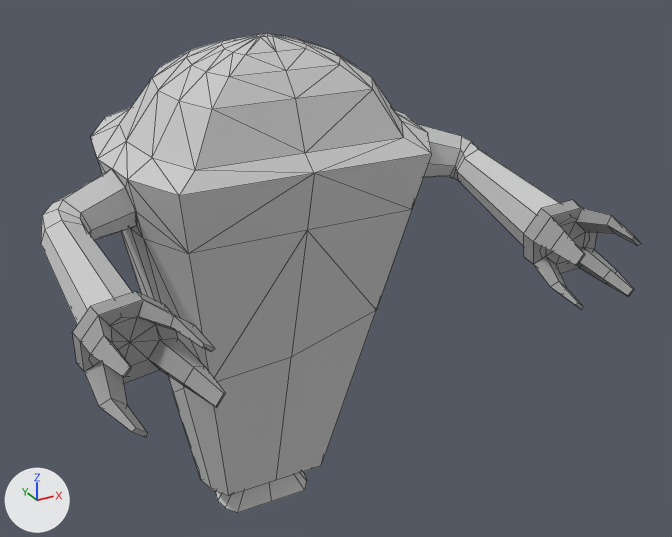
What one commit did to the FBX model RoboSuction/Assets/Graphics/3D_Models/Robot_Broken.FBX.
Both versions are drawn from a 50 mm camera at (-0.281, -0.654, 0.318) aimed at (0.034, -0.081, 0.032). Lighting does not change. The marker at lower left points along +X, +Y and +Z. Mesh edges are drawn as thin lines.

The scene before the commit, as lines of its bpy script (objects in view):
```python
me_mesh = bpy.data.meshes.new('Mesh')
me_mesh.from_pydata(...)  # 120 vertices, 226 faces; spans x -4.98..4.98, y -4.07..4.07, z 5.15..16.43
me_mesh.materials.append(mat_robot_1_body)  # its picture is missing
me_mesh_003 = bpy.data.meshes.new('Mesh.003')
me_mesh_003.from_pydata(...)  # 48 vertices, 40 faces; spans x 4.41..7.2, y -8.3..-0.15, z 10.69..13.48
me_mesh_003.materials.append(mat_robot_1_body)  # its picture is missing
me_mesh_004 = bpy.data.meshes.new('Mesh.004')
me_mesh_004.from_pydata(...)  # 57 vertices, 56 faces; spans x -0.58..0.47, y -1.53..0.21, z -0.66..0.6
me_mesh_004.materials.append(mat_robot_hands)  # picture img_robot_hand_dm_jpg
ob_arm_left = bpy.data.objects.new('Arm_Left', me_mesh_003)
ob_arm_left.parent = ob_upper_body
ob_arm_left.location = (0.0, 0.0, 0.0)
ob_hand_left = bpy.data.objects.new('Hand_Left', me_mesh_004)
ob_hand_left.parent = ob_arm_left
ob_hand_left.location = (6.359, -7.938, 11.64)
ob_hand_left.rotation_euler = (-0.0318, 0.295, -0.00679)  # degrees (-1.8, 17, -0.4)
ob_hand_left.scale = (2.69, 1.9, 1.98)
ob_upper_body = bpy.data.objects.new('Upper_Body', me_mesh)
ob_upper_body.location = (0.0, 0.0, -0.2127)
ob_upper_body.rotation_euler = (0.0873, 0.0, 0.0)  # degrees (5, 0, 0)
ob_upper_body.scale = (0.0254, 0.0201, 0.0254)
# also in view: 'Hand_Right' at (-0.155, -0.21, 0.065); 'Arm_Right' at (-0.147, -0.112, 0.085); 'Lower_Body' at (0.01, -0.018, -0.102)
```
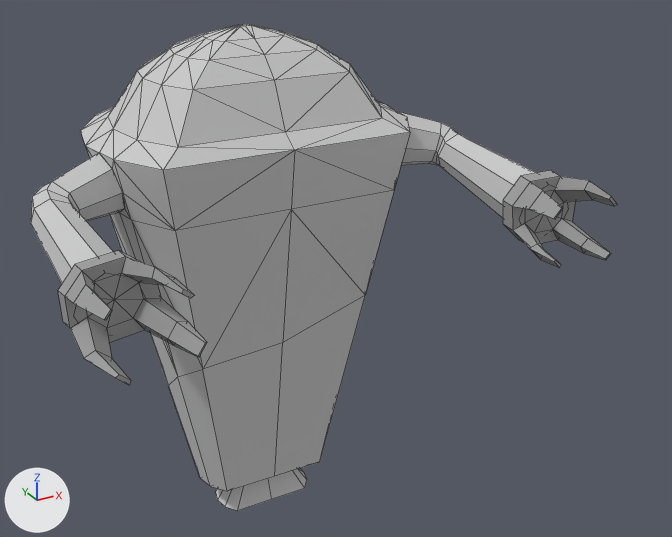
The change, as a list of edits to the scene's bpy script:
```text
Change ob_hand_left:
    ob_hand_left.rotation_euler: (-0.0318, 0.295, -0.00679) -> (-0.0318, 0.382, -0.00679)  # degrees (-1.8, 17, -0.4) -> degrees (-1.8, 22, -0.4)
Change ob_upper_body:
    ob_upper_body.rotation_euler: (0.0873, 0.0, 0.0) -> (0.0, 0.0, 0.0)  # degrees (5, 0, 0) -> degrees (0, 0, 0)
    ob_upper_body.location: (0.0, 0.0, -0.2127) -> (0.0, 0.0, -0.2124)
```

Boxes [x1, y1, x2, y2] around the edits, measured in the pictures (672 x 537 px):
'Upper_Body', moved, turned
    before: [91, 34, 432, 393]
    after: [80, 24, 410, 385]
'Lower_Body', moved, turned
    before: [173, 311, 376, 513]
    after: [168, 296, 365, 511]
'Hand_Right', moved, turned
    before: [72, 291, 225, 437]
    after: [58, 251, 207, 385]
'Arm_Right', moved, turned
    before: [41, 169, 137, 325]
    after: [31, 153, 124, 284]
'Hand_Left', turned, moved
    before: [523, 200, 641, 309]
    after: [503, 170, 618, 268]
'Arm_Left', moved, turned
    before: [418, 124, 576, 245]
    after: [399, 112, 551, 218]
